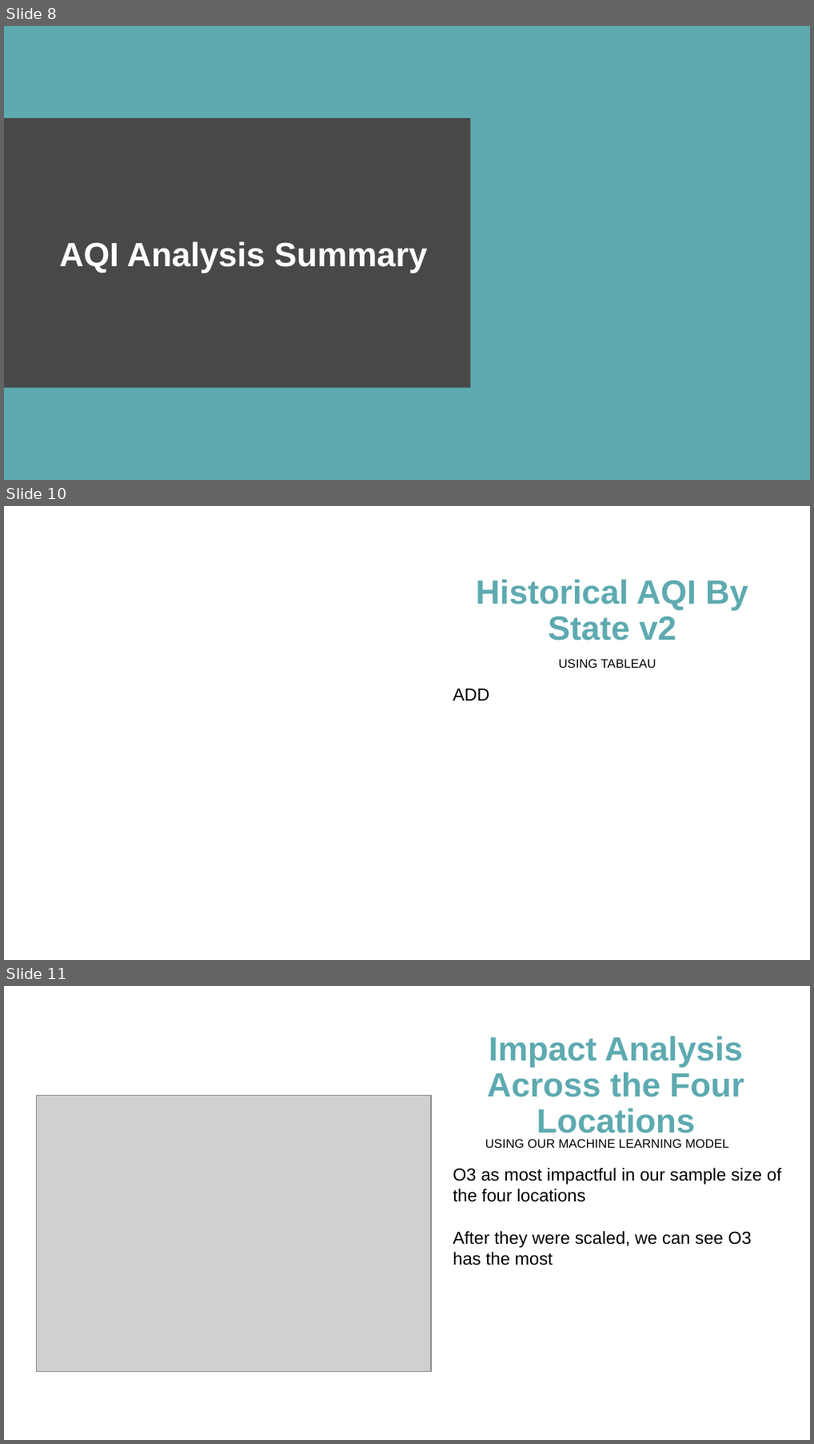
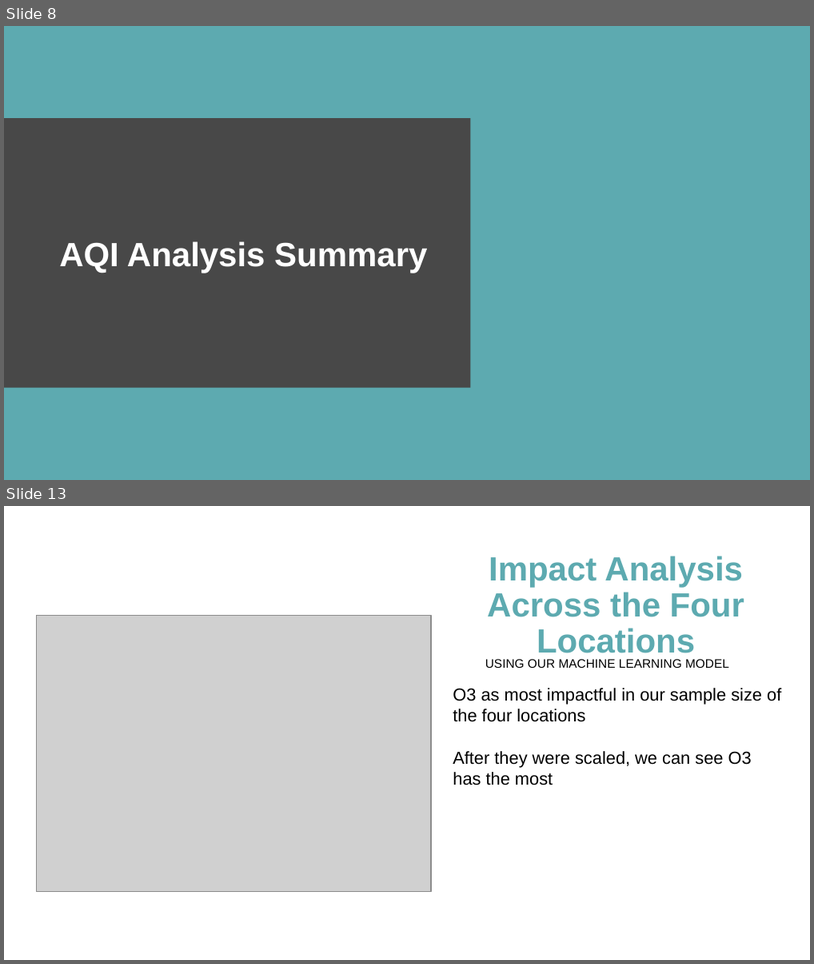
Before and after one commit to mereilly/AQI_Module_20_Final_Project, a slide deck: OpenWeather_AQI_Presentation_Final.pptx. Shown one above the other, each under a label of ours: slides 8, 10 and 11 before the commit, slides 8 and 13 after it; the slides between them are not shown. The pictures are 814x1444 and 814x964 pixels, drawn with LibreOffice and Linux fonts; fonts in the diff are those of the drawing; grey boxes stand for pictures; background and template pictures are left out. Boxes give left, top, right and bottom in pixels: in the first picture for what was removed or moved away, otherwise in the second. Text is boxed around its words. In the diff, an @@ line names an element or a change of style, - is before the commit and + after.

```diff
--- a/OpenWeather_AQI_Presentation_Final.pptx
+++ b/OpenWeather_AQI_Presentation_Final.pptx
@@ slide 10 removed at (4, 506, 810, 960), background picture (left out) @@
@@ title removed at (476, 579, 749, 640) @@
-Historical AQI By State v2
@@ text removed at (559, 659, 656, 668) @@
-USING TABLEAU
@@ text removed at (453, 688, 490, 700) @@
-ADD
@@ what was slide 11 is now slide 13 @@
```
Also in this commit, not shown: 1 slide changed, 3 slides added, 1 other file.
